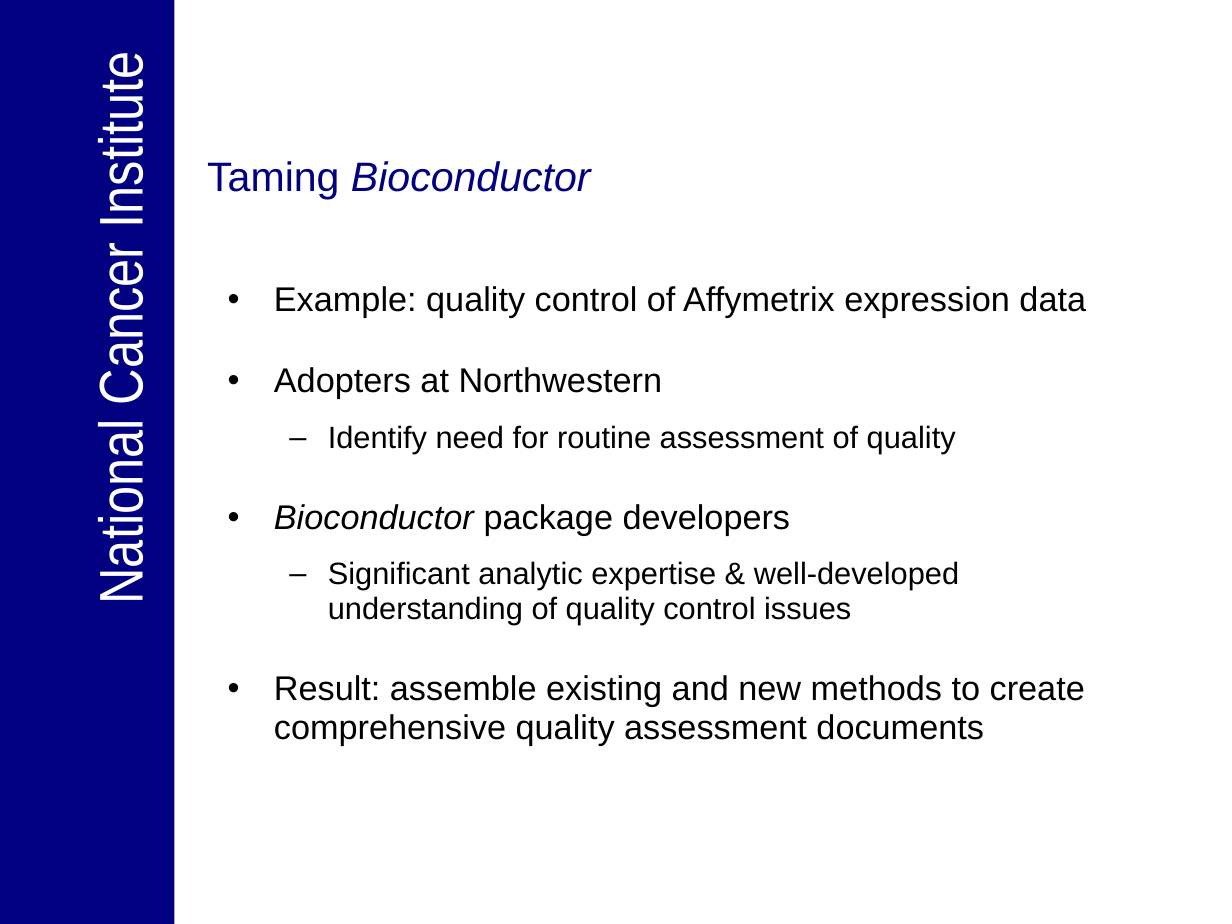
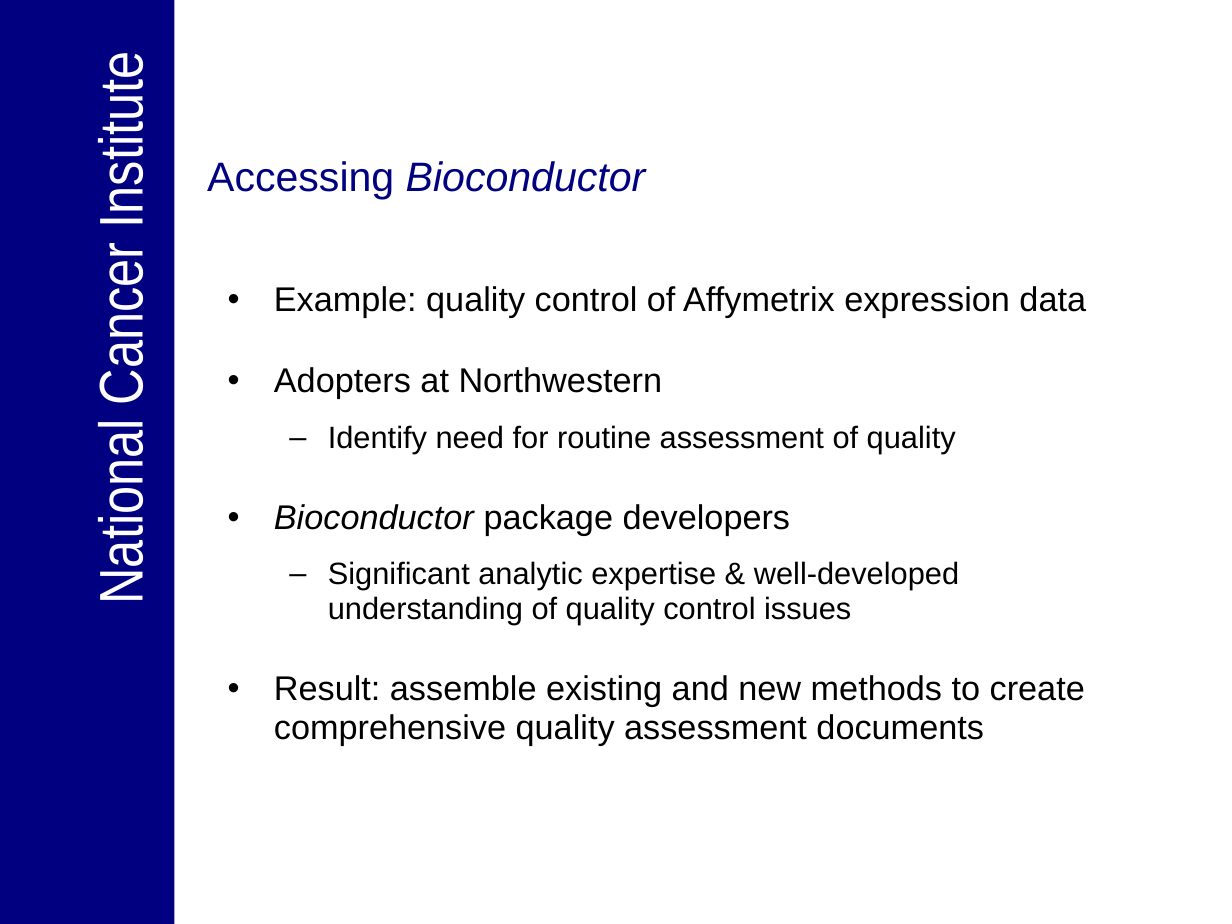
Before and after one commit to NCIP/bioconductor, a slide deck: slide 6 of bioconductor/Presentations/Engaging_endusers_panel_01032007.ppt. Drawn at 1232x924 pixels with LibreOffice and Linux fonts; fonts in the diff are those of the drawing; background and template pictures are left out. Boxes give left, top, right and bottom in pixels: in the first picture for what was removed or moved away, otherwise in the second. Text is boxed around its words. In the diff, an @@ line names an element or a change of style, - is before the commit and + after.

```diff
--- a/bioconductor/Presentations/Engaging_endusers_panel_01032007.ppt
+++ b/bioconductor/Presentations/Engaging_endusers_panel_01032007.ppt
@@ title at <box>207,161,646,199</box>: text changed @@
-Taming Bioconductor
+Accessing Bioconductor
```
Also in this commit, not shown: 2 other slides changed, 1 slide added, 1 slide removed.
